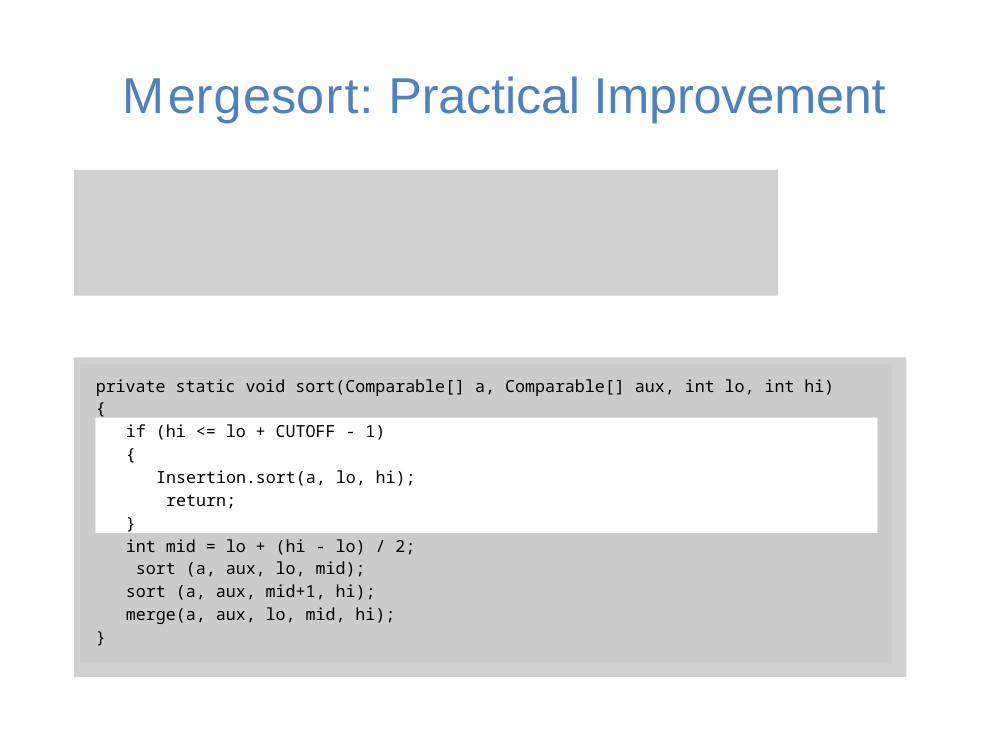
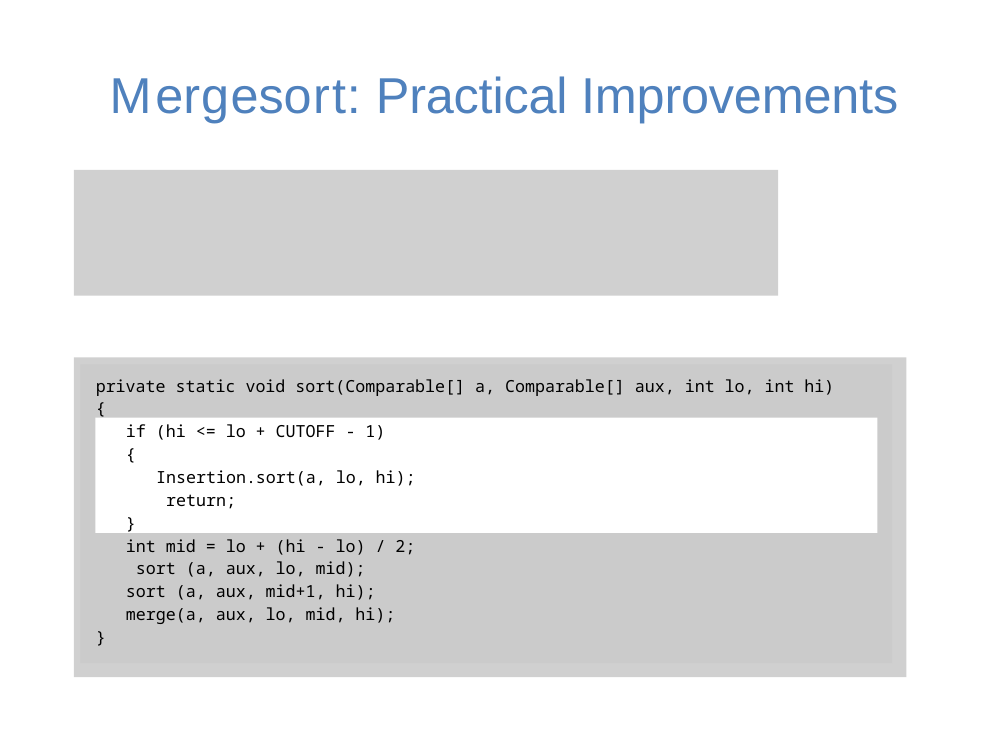
Before and after one commit to guhofstra/CSC111Fa25, a slide deck: slide 44 of PPTs/Lecture 13-sorting algorithms.pptx (slide 40 before the commit). Drawn at 1008x756 pixels with LibreOffice and Linux fonts; fonts in the diff are those of the drawing; grey boxes stand for pictures. Boxes give left, top, right and bottom in pixels: in the first picture for what was removed or moved away, otherwise in the second. Text is boxed around its words. In the diff, an @@ line names an element or a change of style, - is before the commit and + after.

```diff
--- a/PPTs/Lecture 13-sorting algorithms.pptx
+++ b/PPTs/Lecture 13-sorting algorithms.pptx
@@ title at [110,76,898,123]: text changed @@
-Mergesort: Practical Improvement
+Mergesort: Practical Improvements
```
Also in this commit, not shown: 18 other slides changed, 6 slides added, 1 slide removed, 17 other files.
